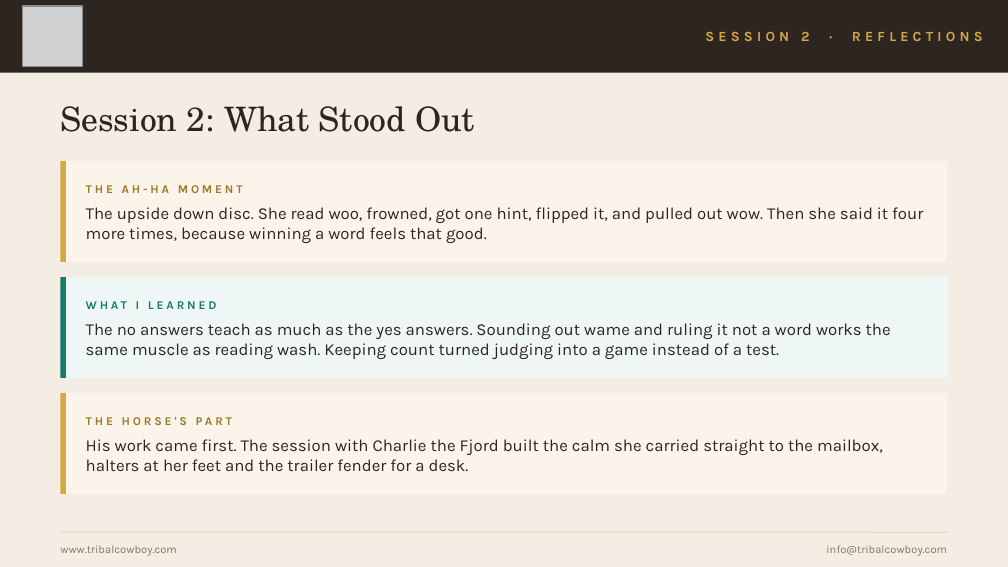
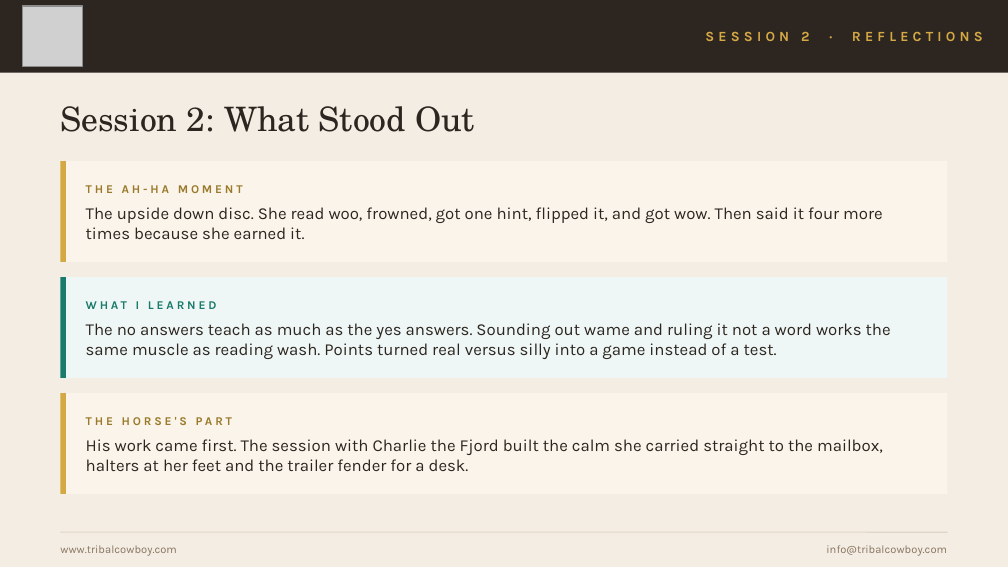
Before and after one commit to mrshuffhines-byte/tribal-cowboy-webhook, a slide deck: slide 6 of content/presentations/HPR-Class4-Practice-Sessions.pptx. Drawn at 1008x567 pixels with LibreOffice and Linux fonts; fonts in the diff are those of the drawing; grey boxes stand for pictures. Boxes give left, top, right and bottom in pixels: in the first picture for what was removed or moved away, otherwise in the second. Text is boxed around its words. In the diff, an @@ line names an element or a change of style, - is before the commit and + after.

```diff
--- a/content/presentations/HPR-Class4-Practice-Sessions.pptx
+++ b/content/presentations/HPR-Class4-Practice-Sessions.pptx
@@ text at [86,207,883,239]: text changed @@
-The upside down disc. She read woo, frowned, got one hint, flipped it, and pulled out wow. Then she said it four more times, because winning a word feels that good.
+The upside down disc. She read woo, frowned, got one hint, flipped it, and got wow. Then said it four more times because she earned it.
@@ text at [86,323,891,359]: text changed @@
-The no answers teach as much as the yes answers. Sounding out wame and ruling it not a word works the same muscle as reading wash. Keeping count turned judging into a game instead of a test.
+The no answers teach as much as the yes answers. Sounding out wame and ruling it not a word works the same muscle as reading wash. Points turned real versus silly into a game instead of a test.
```
Also in this commit, not shown: 5 other slides changed, 2 other files.
